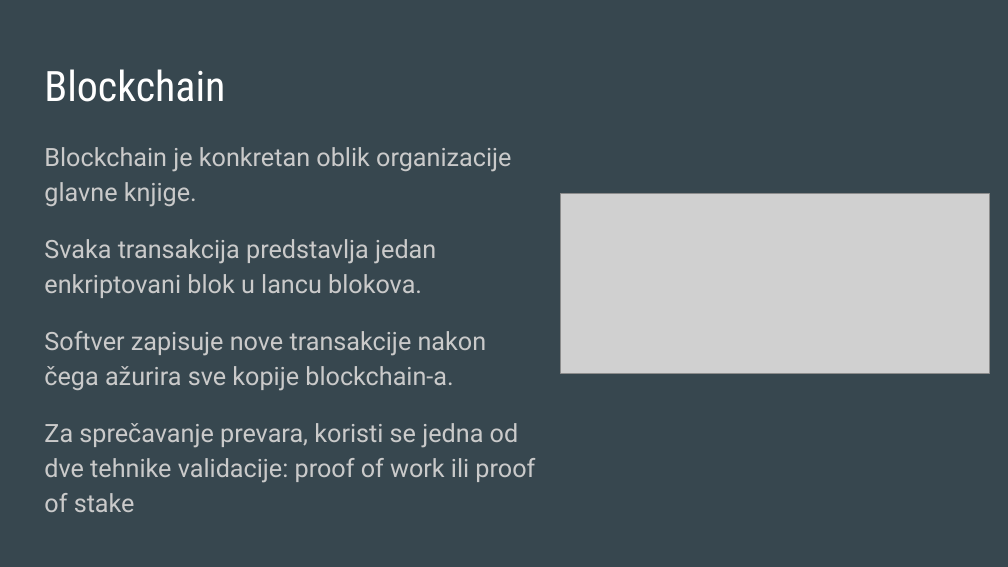
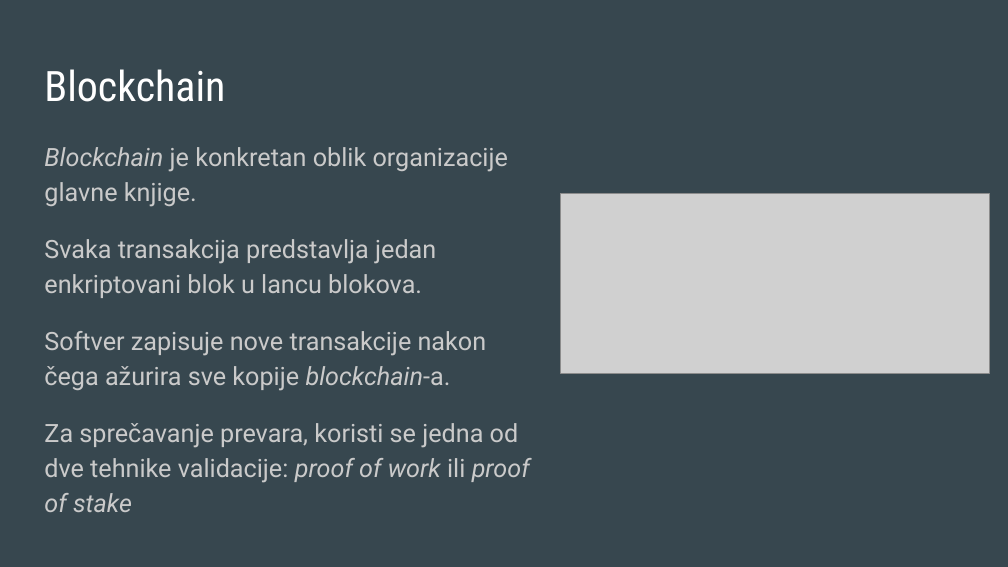
Before and after one commit to vukvuk21/RID, a slide deck: slide 7 of rid_2022_seminarski/mi17167_Rondovic_Petar/Predavanje_2/Prezentacija/Kriptovalute.pptx. Drawn at 1008x567 pixels with LibreOffice and Linux fonts; fonts in the diff are those of the drawing; grey boxes stand for pictures. Boxes give left, top, right and bottom in pixels: in the first picture for what was removed or moved away, otherwise in the second. Text is boxed around its words. In the diff, an @@ line names an element or a change of style, - is before the commit and + after.

```diff
--- a/rid_2022_seminarski/mi17167_Rondovic_Petar/Predavanje_2/Prezentacija/Kriptovalute.pptx
+++ b/rid_2022_seminarski/mi17167_Rondovic_Petar/Predavanje_2/Prezentacija/Kriptovalute.pptx
@@ text at <box>44,147,530,512</box>: italic on in "Blockchain", "blockchain-a.", "proof of work proof of stake" @@
```
Also in this commit, not shown: 7 other slides changed, 6 other files.
